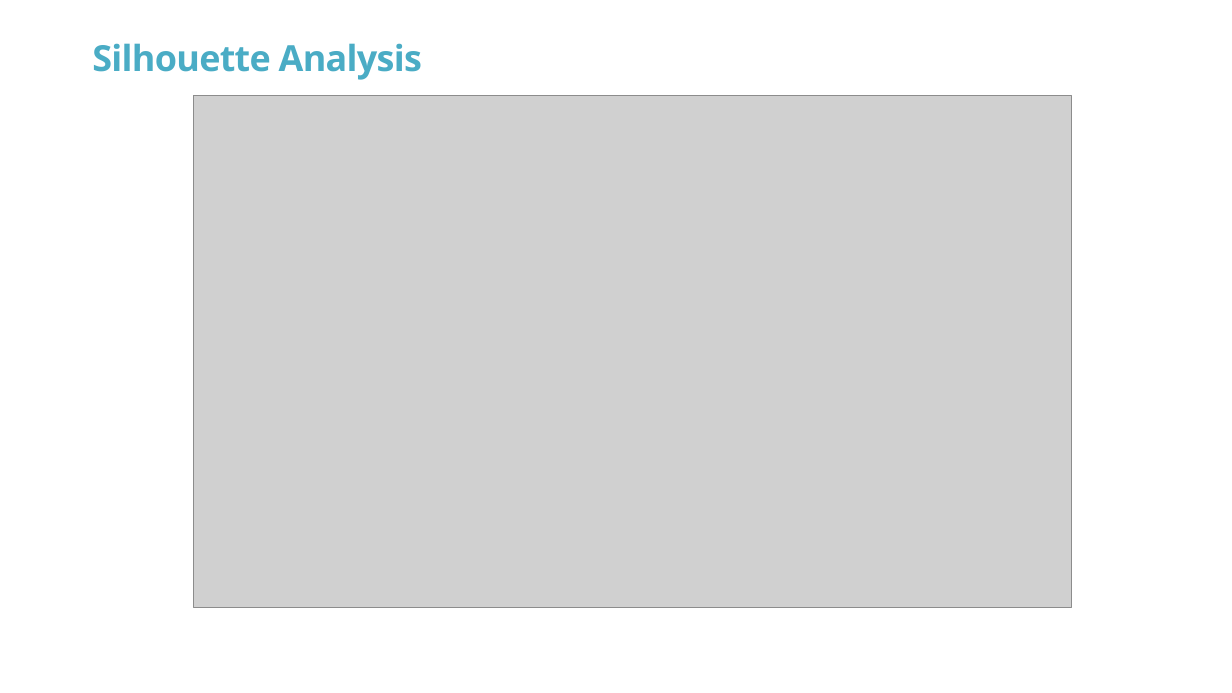
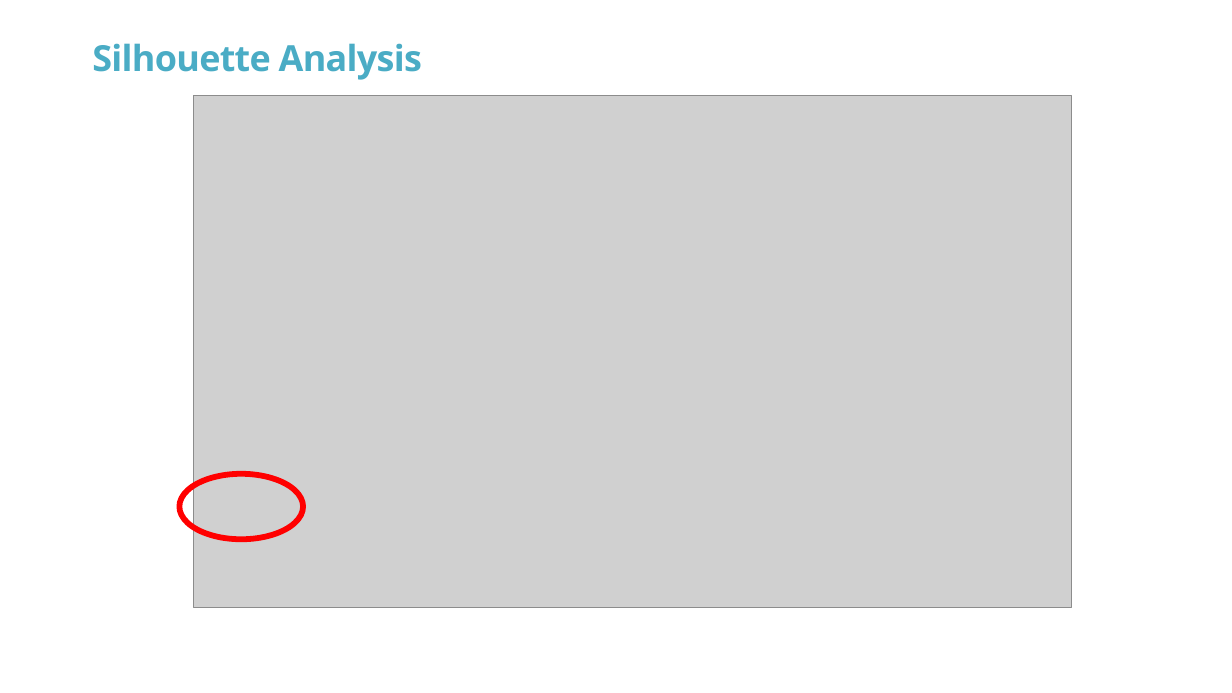
Before and after one commit to Invigor/DAT8SYDProject, a slide deck: slide 14 of DAT8SYD Project.pptx. Drawn at 1232x693 pixels with LibreOffice and Linux fonts; fonts in the diff are those of the drawing; grey boxes stand for pictures; background and template pictures are left out. Boxes give left, top, right and bottom in pixels: in the first picture for what was removed or moved away, otherwise in the second. Text is boxed around its words. In the diff, an @@ line names an element or a change of style, - is before the commit and + after.

```diff
--- a/DAT8SYD Project.pptx
+++ b/DAT8SYD Project.pptx
@@ ellipse added at (x1=179, y1=474, x2=303, y2=540), outline #FF0000 4.5 pt @@
```
Also in this commit, not shown: 3 other slides changed.
